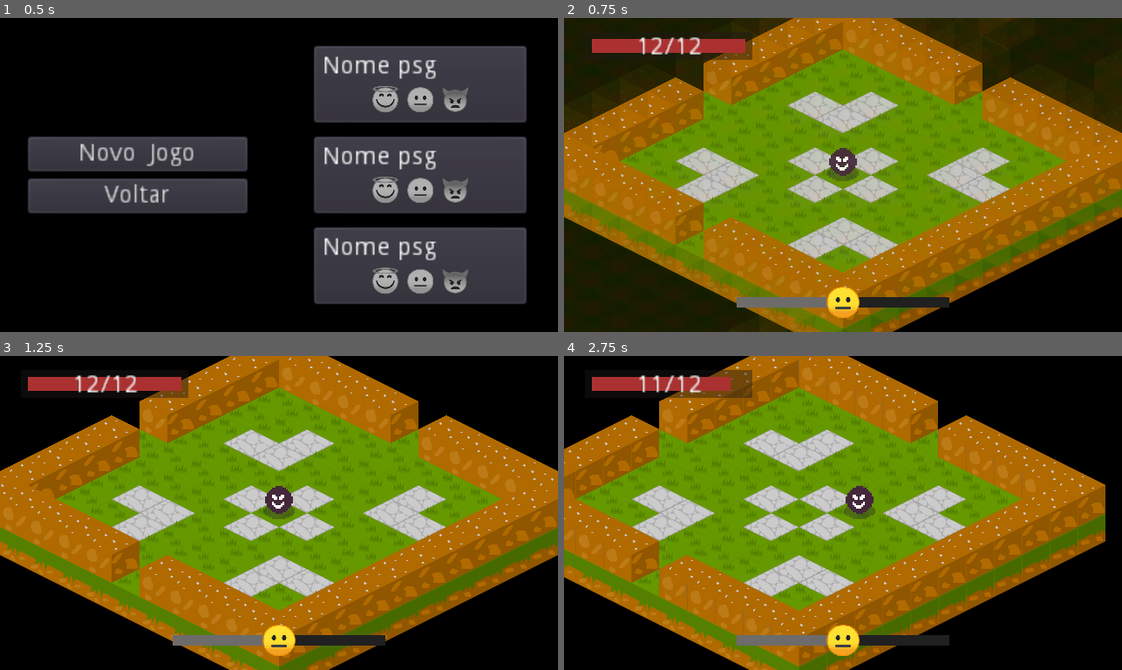
Above: before the commit, frames 1-4 (two rows, left to right).
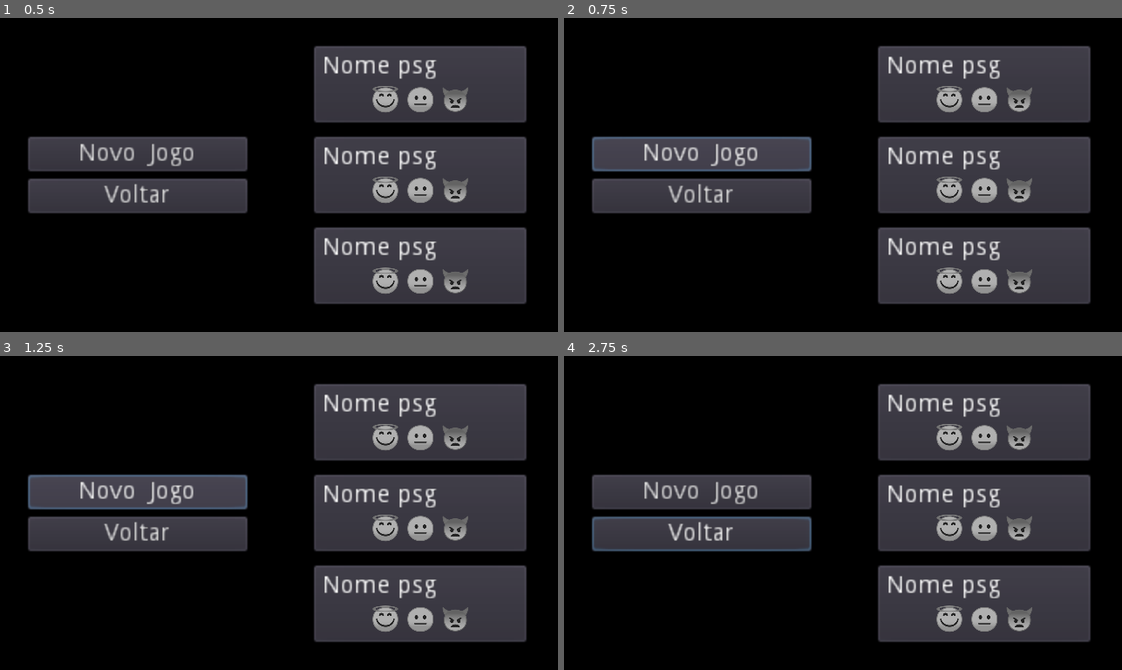
Above: after the commit, the same moments.

Repository: ColmeiaUDESC/gamejaaj6
Game: Godot game, scene res://UI/MenuPrincipal/TelaSave.tscn
The game is run twice, just before and just after one commit, with the same random seed, the same clock (stepped at 60 frames per second) and the same inputs. This scene is started directly instead of the project's main scene.
Inputs (mouse positions are in pixels of both pictures, inside the frame that each line leads up to):
- Up to frame 1 (0.5 s): no input
- Up to frame 2 (0.75 s): click "Novo Jogo" at 0.5 s
- Up to frame 3 (1.25 s): no input
- Up to frame 4 (2.75 s): click (703, 534) at 1.25 s, where only the run after the commit has a clickable "Voltar"; tap Enter at 2 s; move the mouse to (965, 497) at 2.02 s; hold D (andar_pra_direita) from 2.03 s (still down); click (965, 497) at 2.1 s; tap Space (ui_select) at 2.27 s

Frame 1 is identical in both runs. In frame 2, 95% of the frame differs, in the area x 0-100%, y 0-100%; in frame 3, 76%; in frame 4, 79%.
Error after the commit: Attempt to call function 'show' in base 'null instance' on a null instance. (res://UI/MenuPrincipal/ControladorTelaSave.gd:28)

Commit message:
Adicionado fade entre os andares

Diff:
--- a/Cenas/Jogo.gd
+++ b/Cenas/Jogo.gd
@@ -47,6 +47,8 @@
 func finalizar_andar() -> void:
 	DadosSave.andar_atual += 1
 	DadosSave.pureza_atual = jogador.pureza
+	jogador.get_node("UI/Fade").fade_in()
+	yield(jogador.get_node("UI/Fade"), "fade_finalizado")
 	var _err = get_tree().change_scene("res://Cenas/Jogo.tscn")
 
 
@@ -58,7 +60,8 @@
 
 	andar = andares[DadosSave.andar_atual - 1].instance()
 	add_child(andar)
-	$Jogador.pureza = DadosSave.pureza_atual
+	jogador.pureza = DadosSave.pureza_atual
+	jogador.get_node("UI/Fade").fade_out()
 	andar.gerar(DadosSave.seed_atual)
 	call_deferred("_ir_para_sala_inicial") # Necessario chamar ir para sala inicial no proximo quadro para nao ter problema com as animacoes das portas
 
--- a/Cenas/MenuPrincipal.tscn
+++ b/Cenas/MenuPrincipal.tscn
@@ -1,9 +1,10 @@
-[gd_scene load_steps=5 format=2]
+[gd_scene load_steps=6 format=2]
 
 [ext_resource path="res://UI/MenuPrincipal/TelaSaves.tscn" type="PackedScene" id=1]
 [ext_resource path="res://UI/MenuPrincipal/ControladorTelaPrincipal.gd" type="Script" id=2]
 [ext_resource path="res://UI/MenuPrincipal/TelaMenuPrincipal.tscn" type="PackedScene" id=3]
 [ext_resource path="res://UI/MenuPrincipal/TelaSave.tscn" type="PackedScene" id=4]
+[ext_resource path="res://UI/Fade.tscn" type="PackedScene" id=5]
 
 [node name="MenuPrincipal" type="CanvasLayer"]
 
@@ -14,6 +15,9 @@
 visible = false
 
 [node name="TelaSave" parent="." instance=ExtResource( 4 )]
+visible = false
+
+[node name="Fade" parent="." instance=ExtResource( 5 )]
 visible = false
 
 [connection signal="pressed" from="TelaMenuPrincipal/AreaPrincipal/AreaEsquerda/VBoxContainer/BotaoJogar" to="TelaSaves" method="show"]
--- a/Instanciaveis/Jogador.tscn
+++ b/Instanciaveis/Jogador.tscn
@@ -10,6 +10,7 @@
 [ext_resource path="res://Conteudos/Shaders/ShaderPersonagem.shader" type="Shader" id=8]
 [ext_resource path="res://UI/BarraPureza.tscn" type="PackedScene" id=9]
 [ext_resource path="res://UI/TelaGameOver.tscn" type="PackedScene" id=10]
+[ext_resource path="res://UI/Fade.tscn" type="PackedScene" id=11]
 
 [sub_resource type="ShaderMaterial" id=1]
 resource_local_to_scene = true
@@ -138,6 +139,8 @@
 
 [node name="TelaGameOver" parent="UI" instance=ExtResource( 10 )]
 
+[node name="Fade" parent="UI" instance=ExtResource( 11 )]
+
 [node name="Intangibilidade" type="Timer" parent="."]
 one_shot = true
 
--- a/UI/MenuPrincipal/ControladorTelaSave.gd
+++ b/UI/MenuPrincipal/ControladorTelaSave.gd
@@ -25,4 +25,7 @@
 
 
 func _on_BotaoJogar_pressed():
+	get_parent().get_node("Fade").show()
+	get_parent().get_node("Fade").fade_in()
+	yield(get_parent().get_node("Fade"), "fade_finalizado")
 	var _err := get_tree().change_scene("res://Cenas/Jogo.tscn")
Not shown: 1 places in Instanciaveis/Jogador.tscn that only renumber resources
